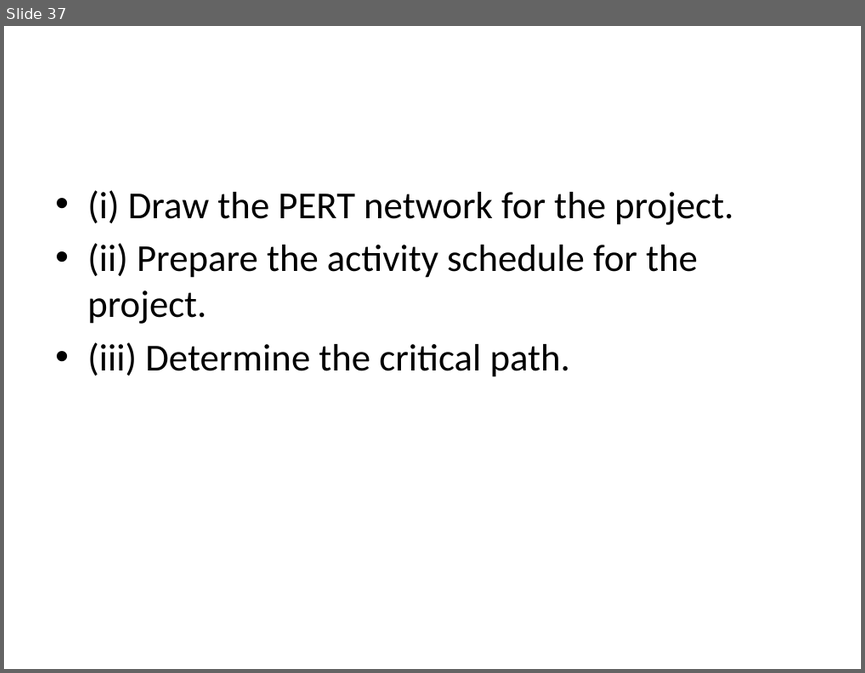
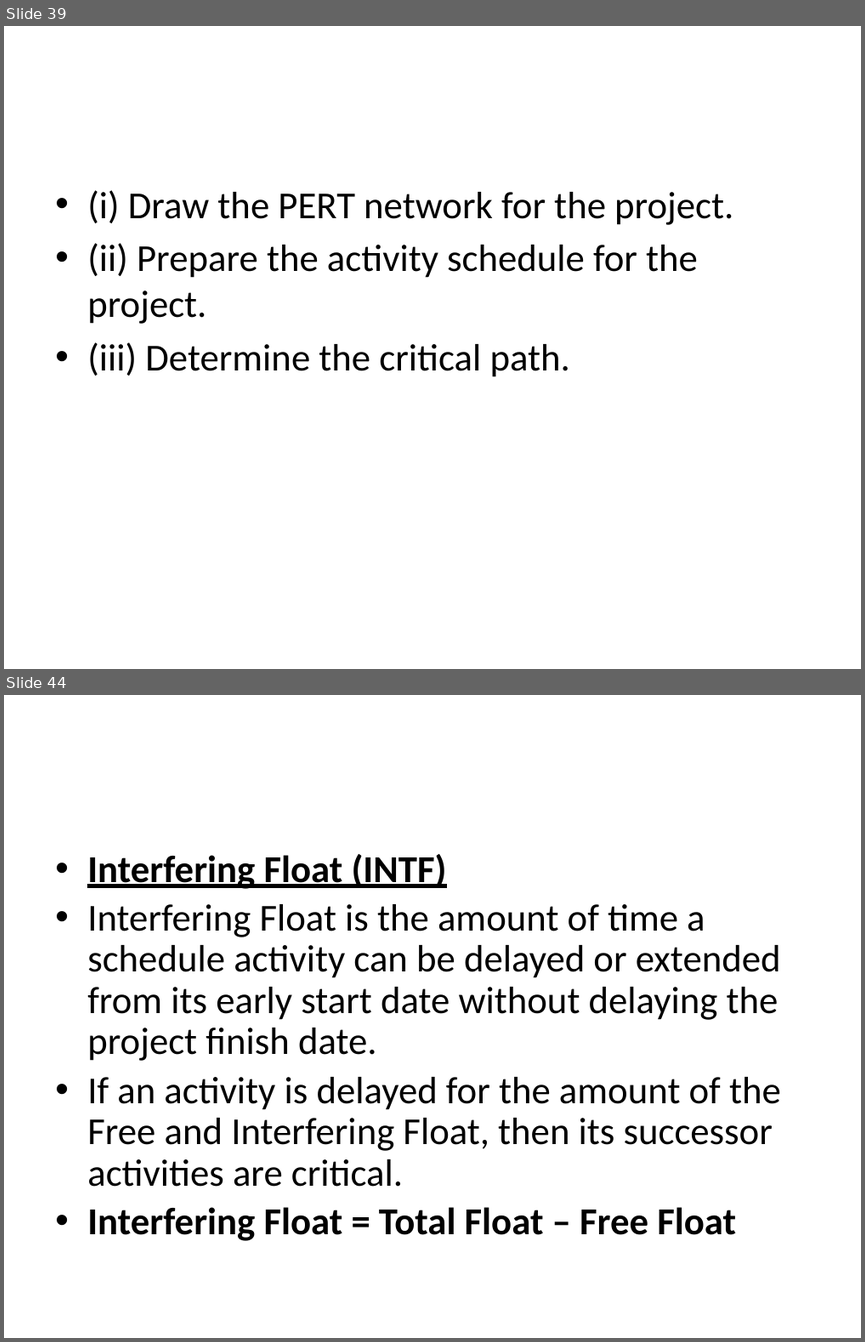
Before and after one commit to vk0810-k/College-B.Tech, a slide deck: Fourth Year/SEM VIII/IT Project Management - Prof. Asha Rawat/Ppt's/Unit 2.pptx. Shown one above the other, each under a label of ours: slide 37 before the commit, slides 39 and 44 after it; the slides between them are not shown. The pictures are 865x673 and 865x1342 pixels, drawn with LibreOffice and Linux fonts; fonts in the diff are those of the drawing. Boxes give left, top, right and bottom in pixels: in the first picture for what was removed or moved away, otherwise in the second. Text is boxed around its words. In the diff, an @@ line names an element or a change of style, - is before the commit and + after.

```diff
--- a/Fourth Year/SEM VIII/IT Project Management - Prof. Asha Rawat/Ppt's/Unit 2.pptx
+++ b/Fourth Year/SEM VIII/IT Project Management - Prof. Asha Rawat/Ppt's/Unit 2.pptx
@@ slide 44 added at (4, 695, 861, 1338), background #FFFFFF @@
@@ text added at (87, 854, 781, 1241), 32 pt, text #000000 @@
+• Interfering Float (INTF)
+• Interfering Float is the amount of time a schedule activity can be delayed or extended from its early start date without delaying the project finish date.
+• If an activity is delayed for the amount of the Free and Interfering Float, then its successor activities are critical.
+• Interfering Float = Total Float – Free Float
@@ what was slide 37 is now slide 39 @@
```
Also in this commit, not shown: 36 other slides changed, 8 other slides added, 8 other files.
